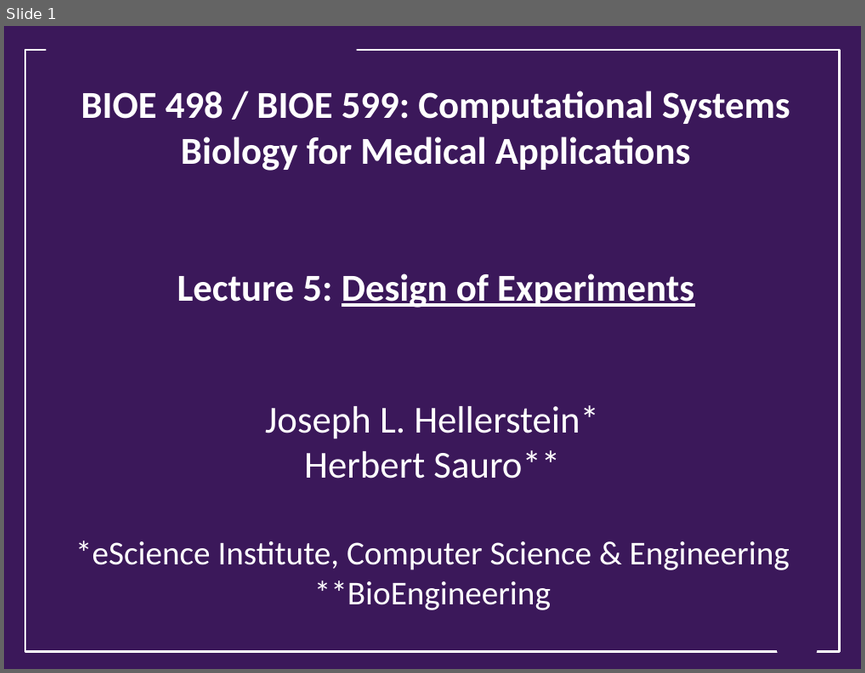
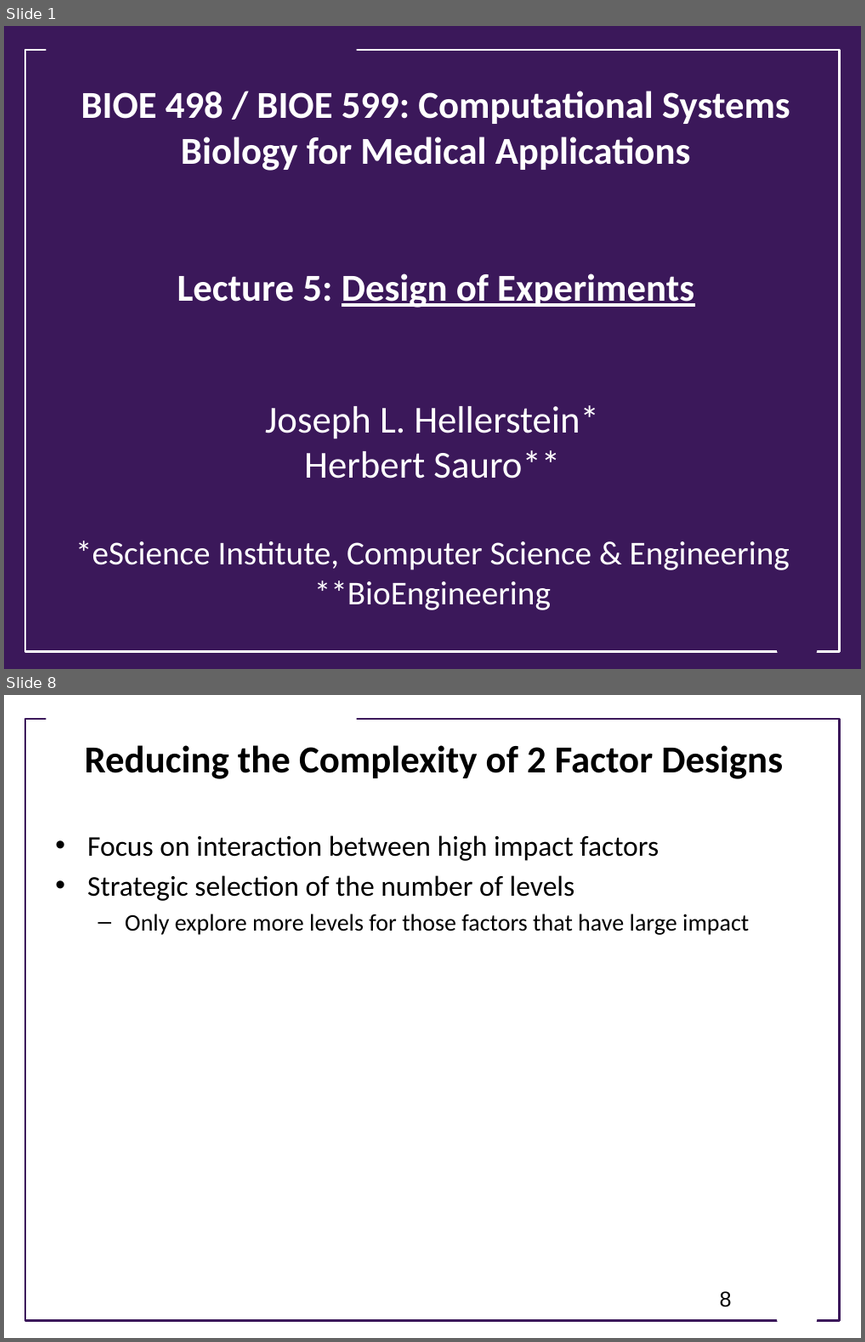
Before and after one commit to ModelEngineering/advancing-biomedical-models, a slide deck: lecture_5/5_design_of_experiments.pptx. Shown one above the other, each under a label of ours: slide 1 before the commit, slides 1 and 8 after it; the slides between them are not shown. The pictures are 865x673 and 865x1342 pixels, drawn with LibreOffice and Linux fonts; fonts in the diff are those of the drawing; background and template pictures are left out. Boxes give left, top, right and bottom in pixels: in the first picture for what was removed or moved away, otherwise in the second. Text is boxed around its words. In the diff, an @@ line names an element or a change of style, - is before the commit and + after.

```diff
--- a/lecture_5/5_design_of_experiments.pptx
+++ b/lecture_5/5_design_of_experiments.pptx
@@ slide 8 added at [4,695,861,1338], background #FFFFFF @@
@@ rectangle added at [25,719,840,1321], outline #3B185A 1.75 pt @@
@@ rectangle added at [46,709,356,730], fill #FFFFFF @@
@@ title added at [85,745,783,779], 32 pt, text #000000, bold @@
+Reducing the Complexity of 2 Factor Designs
@@ text added at [87,835,749,935], 24 pt, text #000000 @@
+• Focus on interaction between high impact factors
+• Strategic selection of the number of levels
+  – Only explore more levels for those factors that have large impact
@@ page number added at [720,1291,732,1307], 18 pt, text #000000 @@
+8
@@ trapezoid added at [769,1290,824,1327], fill #FFFFFF @@
```
Also in this commit, not shown: 3 slides changed, 3 other slides added.
